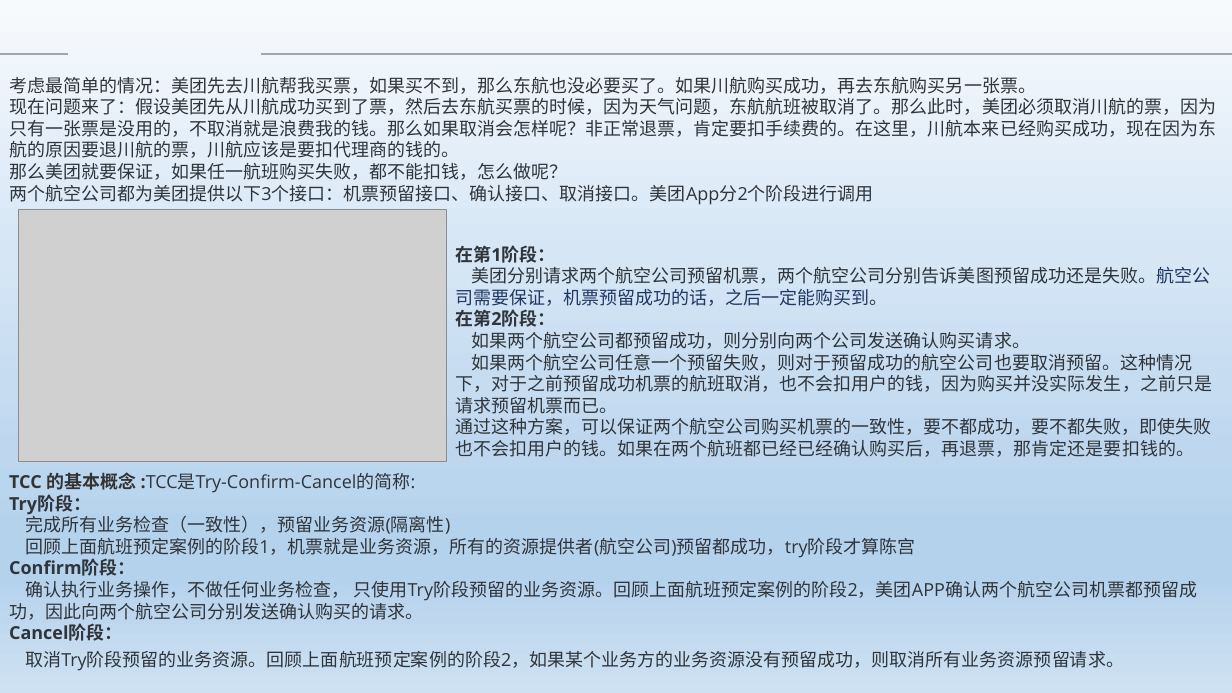
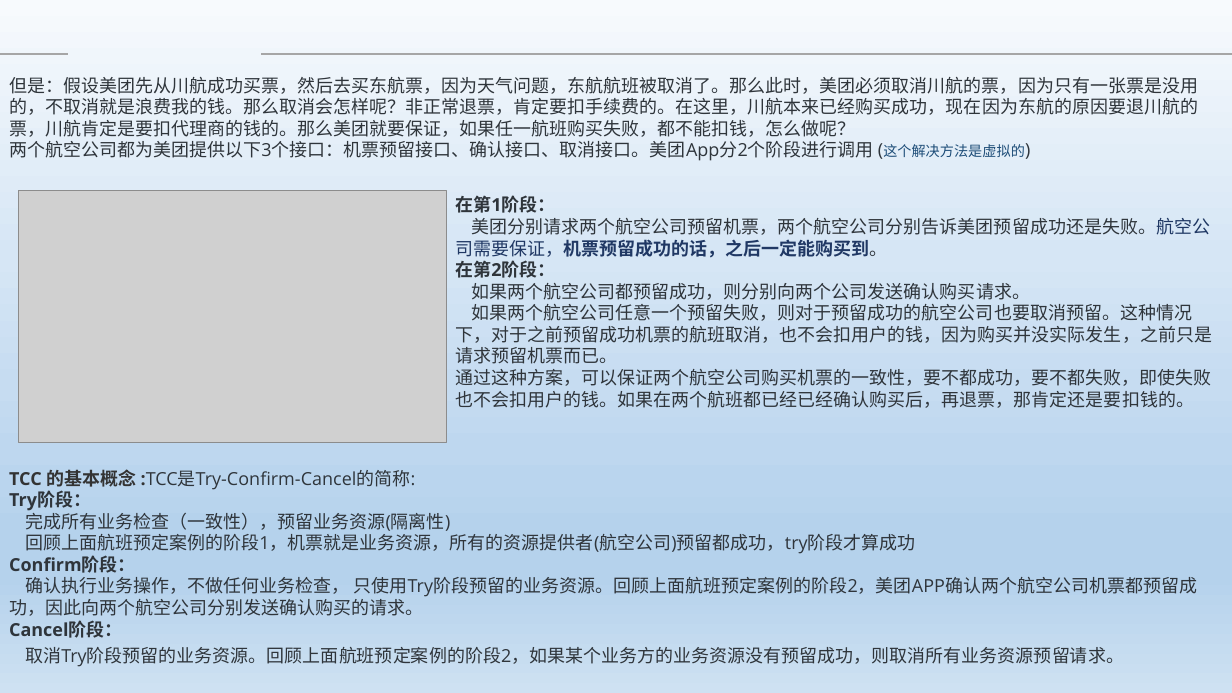
Before and after one commit to Heffie199/zhao_Note, a slide deck: slide 21 of 分布式事务的解决方案 .pptx. Drawn at 1232x693 pixels with LibreOffice and Linux fonts; fonts in the diff are those of the drawing; grey boxes stand for pictures; background and template pictures are left out. Boxes give left, top, right and bottom in pixels: in the first picture for what was removed or moved away, otherwise in the second. Text is boxed around its words. In the diff, an @@ line names an element or a change of style, - is before the commit and + after.

```diff
--- a/分布式事务的解决方案 .pptx
+++ b/分布式事务的解决方案 .pptx
@@ text at (9,77,1198,161): text changed @@
-考虑最简单的情况：美团先去川航帮我买票，如果买不到，那么东航也没必要买了。如果川航购买成功，再去东航购买另一张票。
-现在问题来了：假设美团先从川航成功买到了票，然后去东航买票的时候，因为天气问题，东航航班被取消了。那么此时，美团必须取消川航的票，因为只有一张票是没用的，不取消就是浪费我的钱。那么如果取消会怎样呢？非正常退票，肯定要扣手续费的。在这里，川航本来已经购买成功，现在因为东航的原因要退川航的票，川航应该是要扣代理商的钱的。
-那么美团就要保证，如果任一航班购买失败，都不能扣钱，怎么做呢？
-两个航空公司都为美团提供以下3个接口：机票预留接口、确认接口、取消接口。美团App分2个阶段进行调用
+但是：假设美团先从川航成功买票，然后去买东航票，因为天气问题，东航航班被取消了。那么此时，美团必须取消川航的票，因为只有一张票是没用的，不取消就是浪费我的钱。那么取消会怎样呢？非正常退票，肯定要扣手续费的。在这里，川航本来已经购买成功，现在因为东航的原因要退川航的票，川航肯定是要扣代理商的钱的。那么美团就要保证，如果任一航班购买失败，都不能扣钱，怎么做呢？
+两个航空公司都为美团提供以下3个接口：机票预留接口、确认接口、取消接口。美团App分2个阶段进行调用 (这个解决方法是虚拟的)
@@ picture: place and size @@
-picture at (18,210,446,461)
+picture at (18,190,446,442)
@@ text "在第1阶段：": place and size @@
-text "在第1阶段：" at (455,245,1212,457)
+text "在第1阶段：" at (455,195,1212,408)
@@ text at (455,218,1210,258): text changed @@
-美团分别请求两个航空公司预留机票，两个航空公司分别告诉美图预留成功还是失败。航空公司需要保证，机票预留成功的话，之后一定能购买到。
+美团分别请求两个航空公司预留机票，两个航空公司分别告诉美团预留成功还是失败。航空公司需要保证，机票预留成功的话，之后一定能购买到。
@@ text at (25,534,916,554): text changed @@
-回顾上面航班预定案例的阶段1，机票就是业务资源，所有的资源提供者(航空公司)预留都成功，try阶段才算陈宫
+回顾上面航班预定案例的阶段1，机票就是业务资源，所有的资源提供者(航空公司)预留都成功，try阶段才算成功
```
Also in this commit, not shown: 3 other slides changed.
